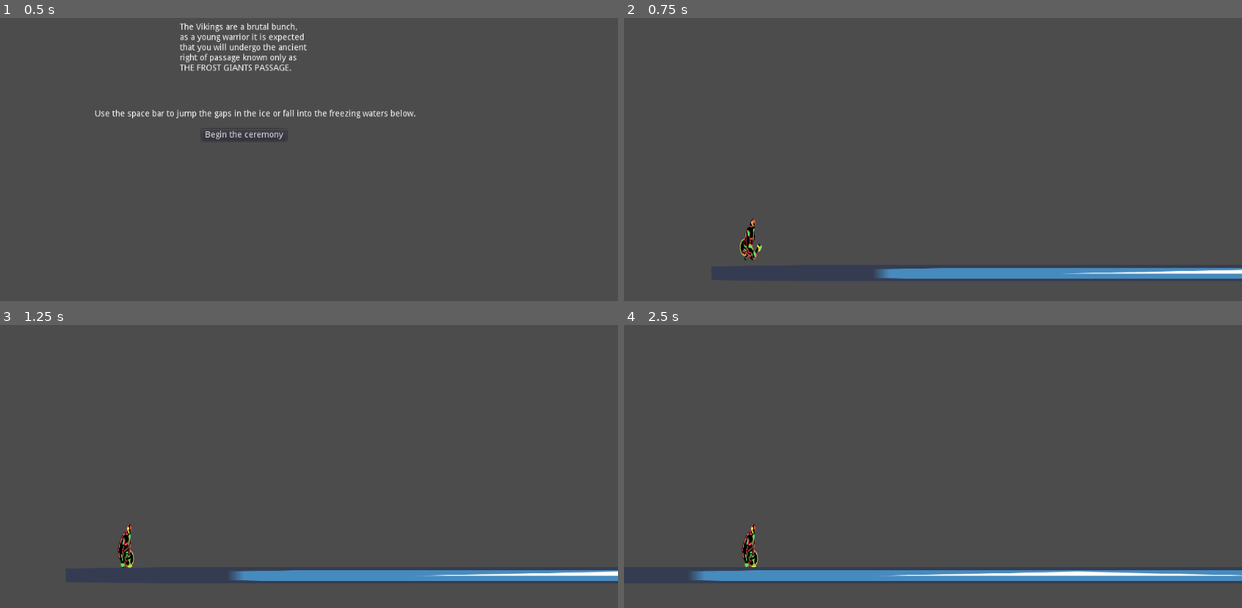
Above: before the commit, frames 1-4 (two rows, left to right).
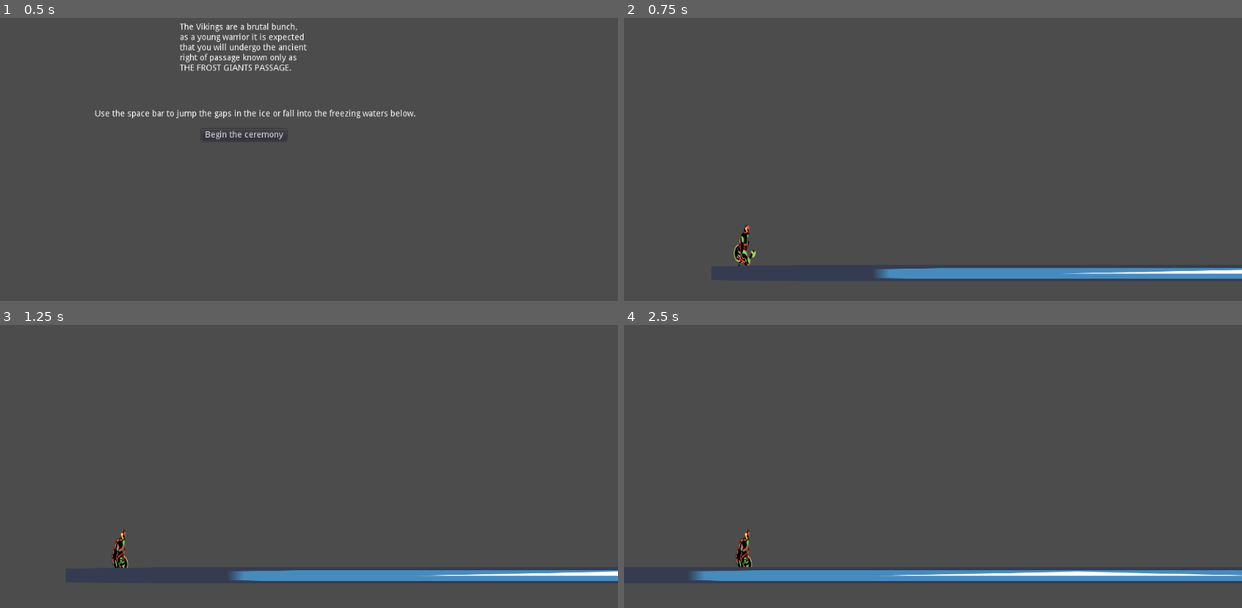
Above: after the commit, the same moments.

Repository: HillTopRhythm/PASSAGE-ECGJ
Game: Godot game, scene res://start screen.tscn
Two runs of this game, one before a commit and one after it. Both use one fixed random seed, a clock stepped at 60 frames per second and the inputs below. The engine's default icon, where the game draws it, is replaced by a stand-in: a white triangle on a blue panel in a dark square.
Inputs:
- Up to frame 1 (0.5 s): no input
- Up to frame 2 (0.75 s): click "Begin the ceremony" at 0.5 s
- Up to frame 3 (1.25 s): no input
- Up to frame 4 (2.5 s): tap Enter at 1.25 s; tap Space (jump) at 1.52, 2.27 s

Frame 1 is identical in both runs. In frame 2, 0.4% of the frame differs, in the area x 17-23%, y 71-88%; in frame 3, 0.4%; in frame 4, 0.4%.
Error after the commit: Invalid get index 'play' (on base: 'AnimationPlayer'). Did you mean '.play()' or funcref(obj, "play") ? (res://player.gd:18)

Commit message:
added hang time anim

Diff:
--- a/Passage/main scene.tscn
+++ b/Passage/main scene.tscn
@@ -34,6 +34,9 @@
 "update": 1,
 "values": [ 8, 9, 10, 11 ]
 }
+
+[sub_resource type="Animation" id=11]
+resource_name = "hang time"
 
 [sub_resource type="Animation" id=4]
 resource_name = "run"
@@ -119,7 +122,7 @@
 shape = SubResource( 1 )
 
 [node name="Sprite" type="Sprite" parent="player"]
-position = Vector2( 0, 0.58316 )
+position = Vector2( -14.7847, 15.3678 )
 scale = Vector2( 1, 1.74719 )
 texture = ExtResource( 2 )
 vframes = 3
@@ -143,6 +146,7 @@
 
 [node name="AnimationPlayer" type="AnimationPlayer" parent="player"]
 anims/Jump-anim = SubResource( 5 )
+"anims/hang time" = SubResource( 11 )
 anims/run = SubResource( 4 )
 
 [node name="ground" type="StaticBody2D" parent="."]
--- a/Passage/player.gd
+++ b/Passage/player.gd
@@ -14,6 +14,8 @@
 	velocity = move_and_slide(velocity, movement)
 	if is_on_floor():
 		$AnimationPlayer.play("run")
+	else:
+		$AnimationPlayer.play
 
 
 func _input(event):
Not shown: 1 places in Passage/main scene.tscn that only renumber resources
